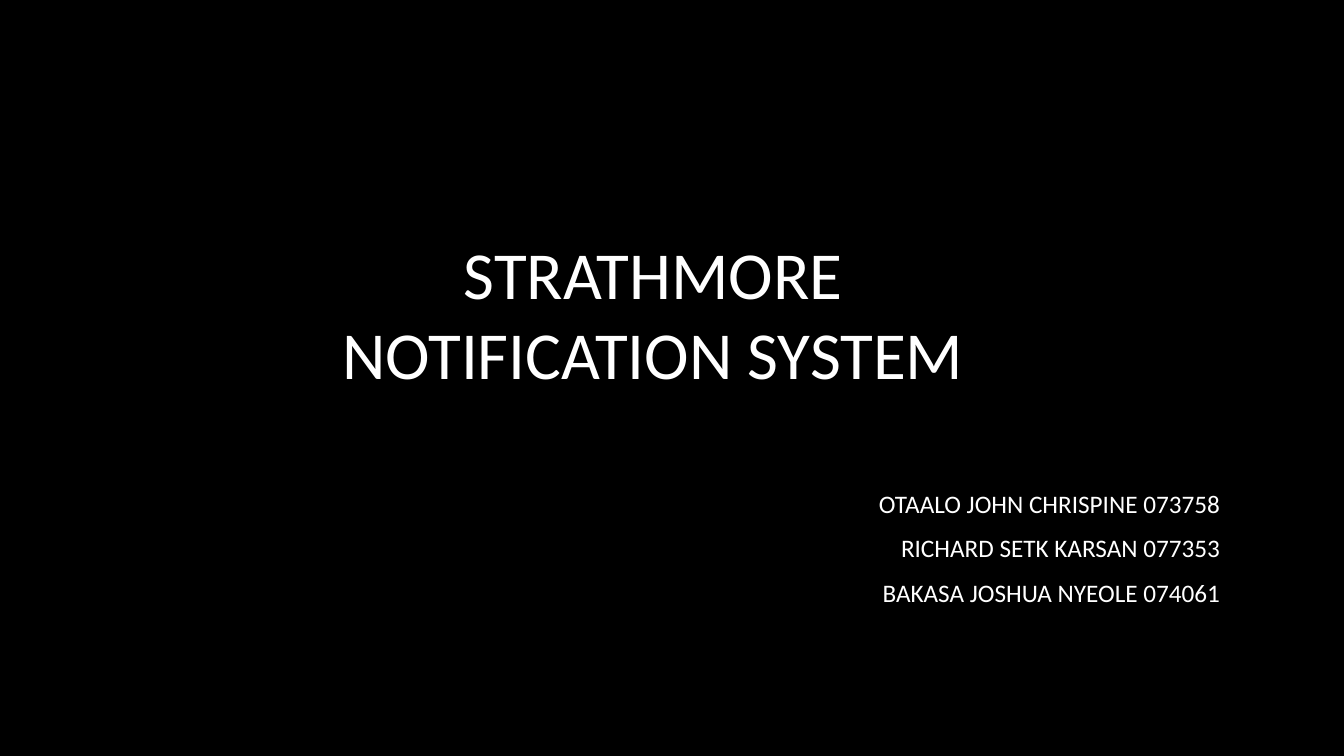
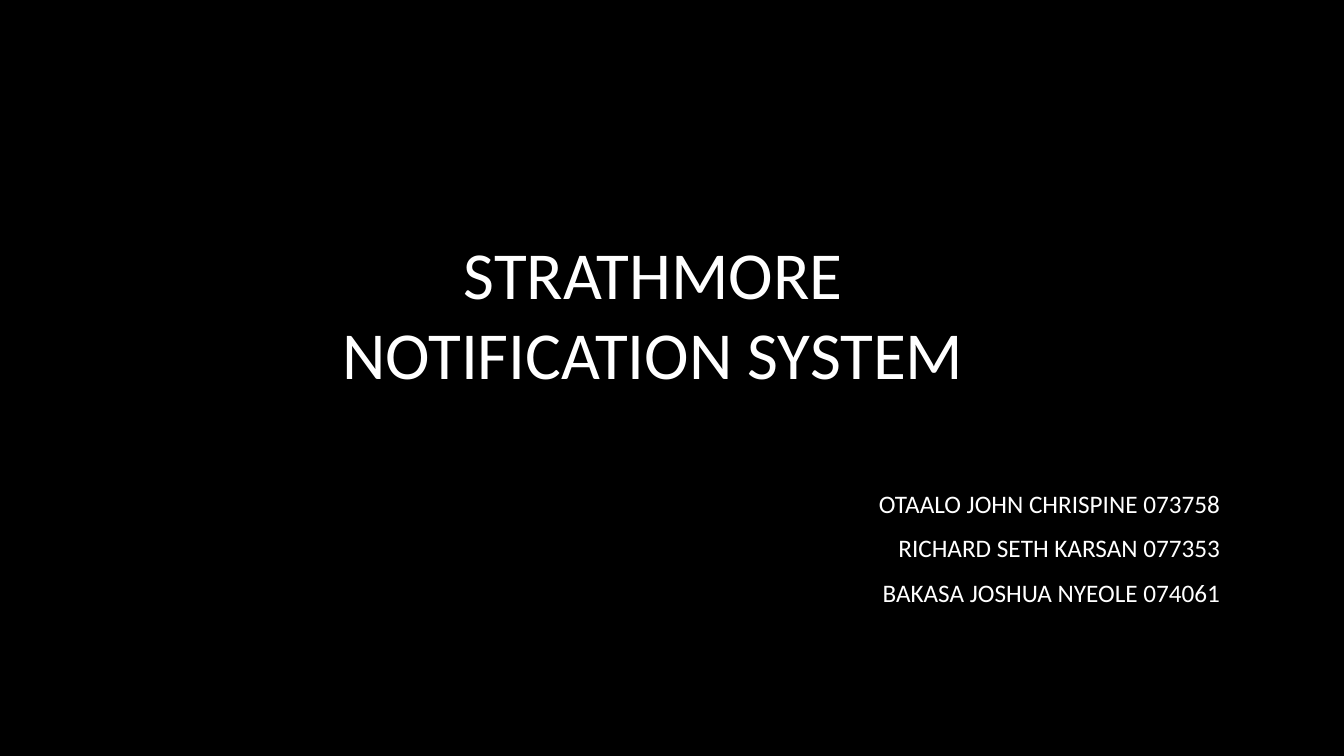
Before and after one commit to WillyMareka/TicketingSystem, a slide deck: slide 1 of STRATHMORE NOTIFICATION SYSTEM.pptx. Drawn at 1344x756 pixels with LibreOffice and Linux fonts; fonts in the diff are those of the drawing; background and template pictures are left out. Boxes give left, top, right and bottom in pixels: in the first picture for what was removed or moved away, otherwise in the second. Text is boxed around its words. In the diff, an @@ line names an element or a change of style, - is before the commit and + after.

```diff
--- a/STRATHMORE NOTIFICATION SYSTEM.pptx
+++ b/STRATHMORE NOTIFICATION SYSTEM.pptx
@@ subtitle at bbox=[898, 540, 1220, 557]: text changed @@
-RICHARD SETK KARSAN 077353
+RICHARD SETH KARSAN 077353
```
Also in this commit, not shown: 2 other slides changed, 1 slide added, 1 slide removed, 3 other files.
